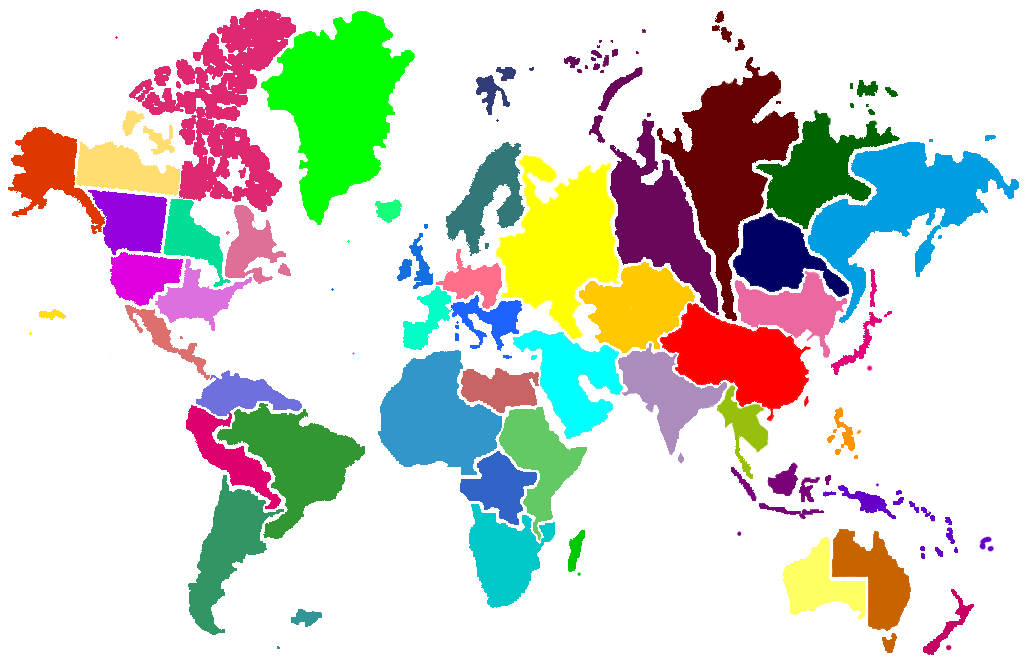
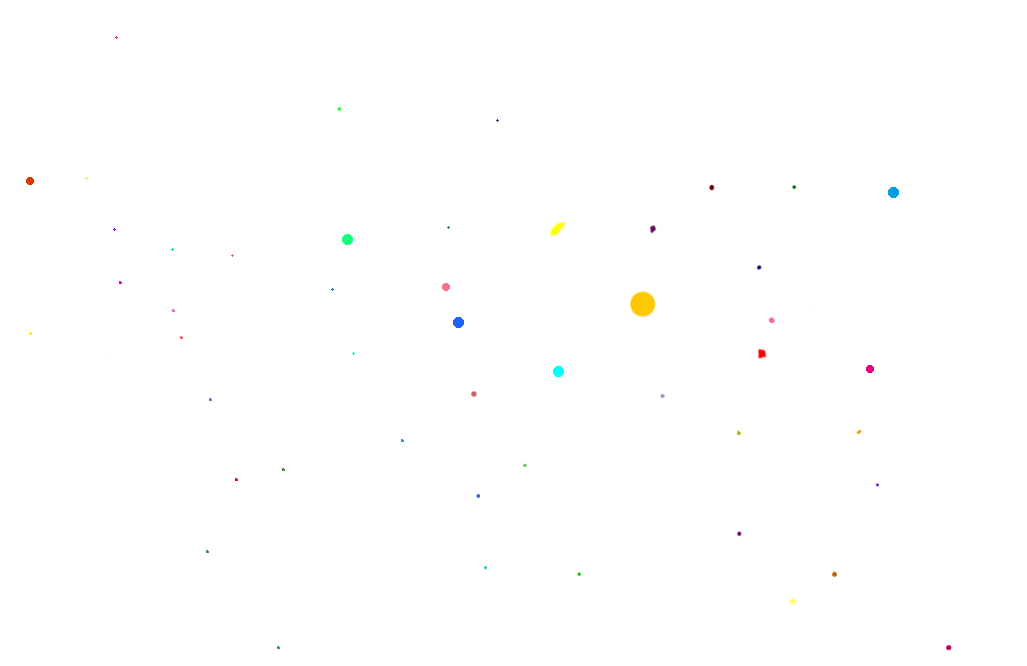
Two versions of the same layered image (1027px x 666px). Layer-by-layer changes:
painted on "Ebene 2" over [26, 177, 899, 377]
hid "Ebene 5" over [8, 9, 1019, 655]
